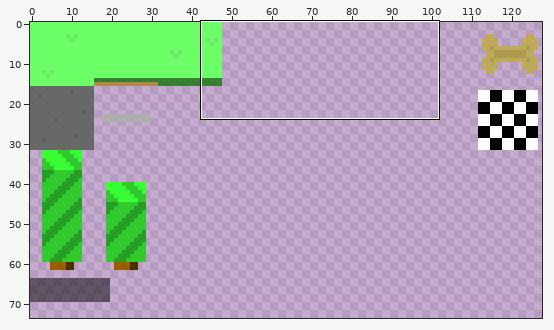
Sprite sheet, stored at art/tiles.png. The picture above shows the old version from afar; the outline marks the close-up.
Close-up. As it was:
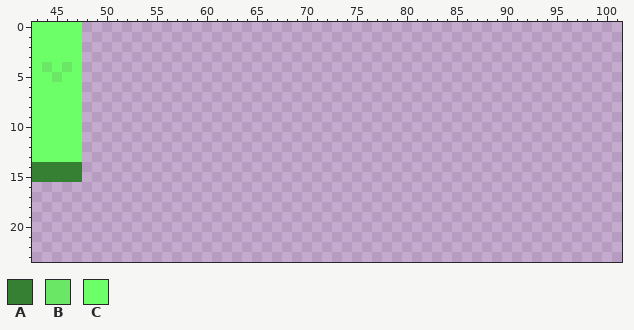
The file is 128x128 pixels. Pixels under 10% opacity are left out. Colours within 5 levels of each other are drawn and written as one. Shown: x 43..101, y 0..23. The wide view leaves out empty margins.
Palette (. is transparent): A #368034  B #69e765  C #6cff68
Pixels before, first column x 43:
 0 CCCCC
 1 CCCCC
 2 CCCCC
 3 CCCCC
 4 CBCBC
 5 CCBCC
 6 CCCCC
 7 CCCCC
 8 CCCCC
 9 CCCCC
10 CCCCC
11 CCCCC
12 CCCCC
13 CCCCC
14 AAAAA
15 AAAAA
Once edited:
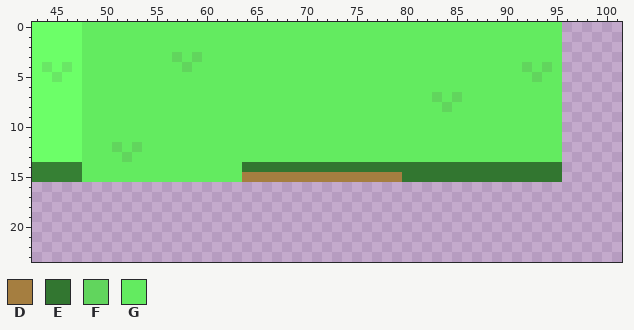
Colours new in this view: D #a57e40  E #327630  F #61d55d  G #63eb60
Difference:
y 0..2: x 48..95 ................................................ -> GGGGGGGGGGGGGGGGGGGGGGGGGGGGGGGGGGGGGGGGGGGGGGGG
y 3: x 48..95 ................................................ -> GGGGGGGGGFGFGGGGGGGGGGGGGGGGGGGGGGGGGGGGGGGGGGGG
y 4: x 48..95 ................................................ -> GGGGGGGGGGFGGGGGGGGGGGGGGGGGGGGGGGGGGGGGGGGGFGFG
y 5: x 48..95 ................................................ -> GGGGGGGGGGGGGGGGGGGGGGGGGGGGGGGGGGGGGGGGGGGGGFGG
y 6: x 48..95 ................................................ -> GGGGGGGGGGGGGGGGGGGGGGGGGGGGGGGGGGGGGGGGGGGGGGGG
y 7: x 48..95 ................................................ -> GGGGGGGGGGGGGGGGGGGGGGGGGGGGGGGGGGGFGFGGGGGGGGGG
y 8: x 48..95 ................................................ -> GGGGGGGGGGGGGGGGGGGGGGGGGGGGGGGGGGGGFGGGGGGGGGGG
y 9..11: x 48..95 ................................................ -> GGGGGGGGGGGGGGGGGGGGGGGGGGGGGGGGGGGGGGGGGGGGGGGG
y 12: x 48..95 ................................................ -> GGGFGFGGGGGGGGGGGGGGGGGGGGGGGGGGGGGGGGGGGGGGGGGG
y 13: x 48..95 ................................................ -> GGGGFGGGGGGGGGGGGGGGGGGGGGGGGGGGGGGGGGGGGGGGGGGG
y 14: x 48..95 ................................................ -> GGGGGGGGGGGGGGGGEEEEEEEEEEEEEEEEEEEEEEEEEEEEEEEE
y 15: x 48..95 ................................................ -> GGGGGGGGGGGGGGGGDDDDDDDDDDDDDDDDEEEEEEEEEEEEEEEE
